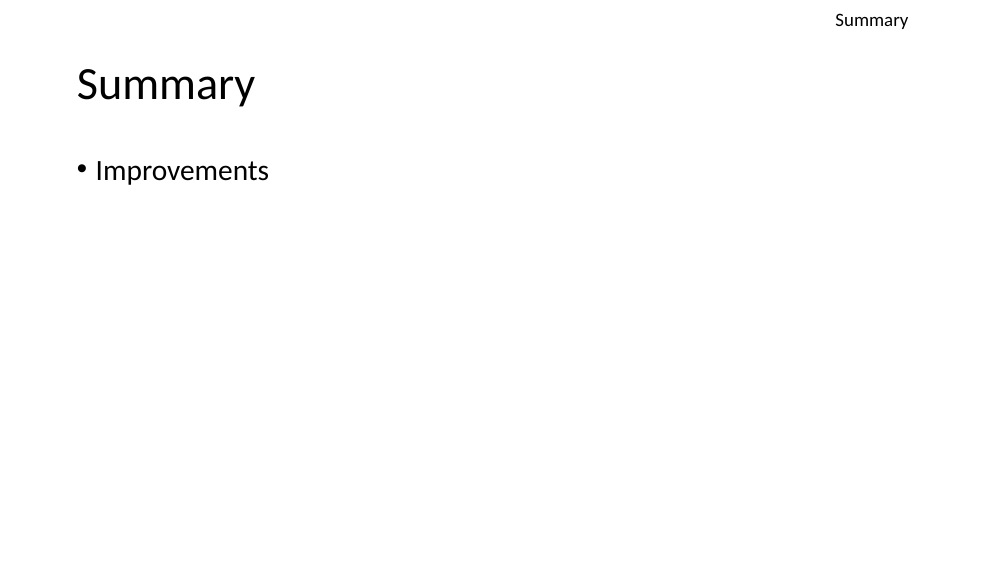
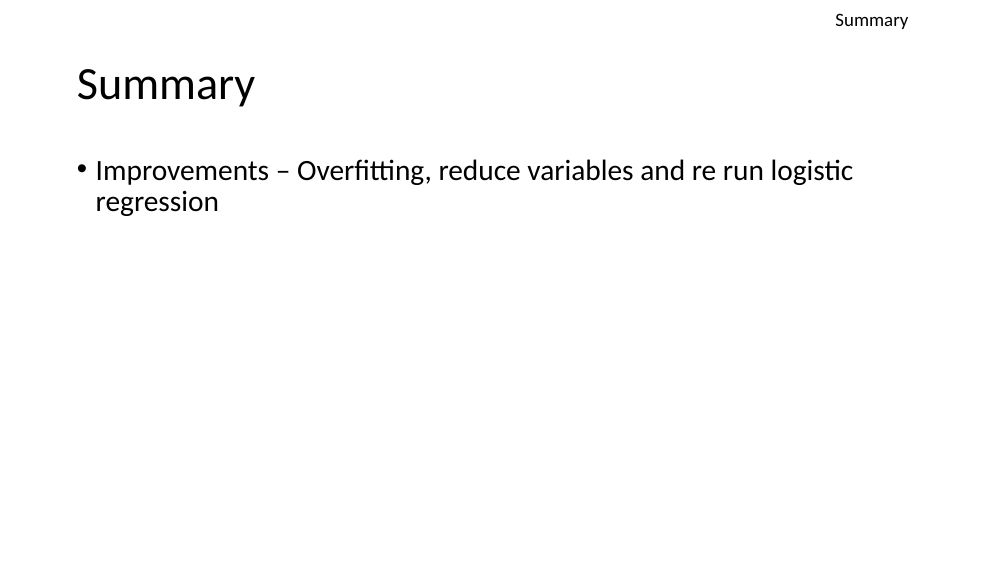
Before and after one commit to hebernielsen/DDS-CaseStudy-2, a slide deck: slide 12 of DDS_Case_Study_2_Presentation.pptx. Drawn at 1008x567 pixels with LibreOffice and Linux fonts; fonts in the diff are those of the drawing. Boxes give left, top, right and bottom in pixels: in the first picture for what was removed or moved away, otherwise in the second. Text is boxed around its words. In the diff, an @@ line names an element or a change of style, - is before the commit and + after.

```diff
--- a/DDS_Case_Study_2_Presentation.pptx
+++ b/DDS_Case_Study_2_Presentation.pptx
@@ text at (96,159,854,216): text changed @@
-• Improvements
+• Improvements – Overfitting, reduce variables and re run logistic regression
```
Also in this commit, not shown: 3 other slides changed, 1 other file.
